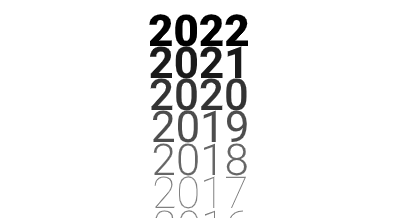
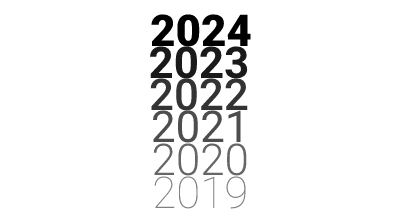
Two versions of the same layered image (w=402, h=218). Layer-by-layer changes:
renamed "2016" to "2017", painted on it over bbox(155, 210, 243, 218)
renamed "2017" to "2019", painted on it over bbox(154, 176, 246, 209)
renamed "2018" to "2020", painted on it over bbox(153, 143, 247, 176)
renamed "2019" to "2021", painted on it over bbox(153, 110, 247, 143)
renamed "2020" to "2022", painted on it over bbox(150, 78, 248, 111)
painted on "2018" over bbox(150, 46, 248, 79)
painted on "2019" (2nd of 2, in "Groupe 1") over bbox(149, 14, 251, 47)